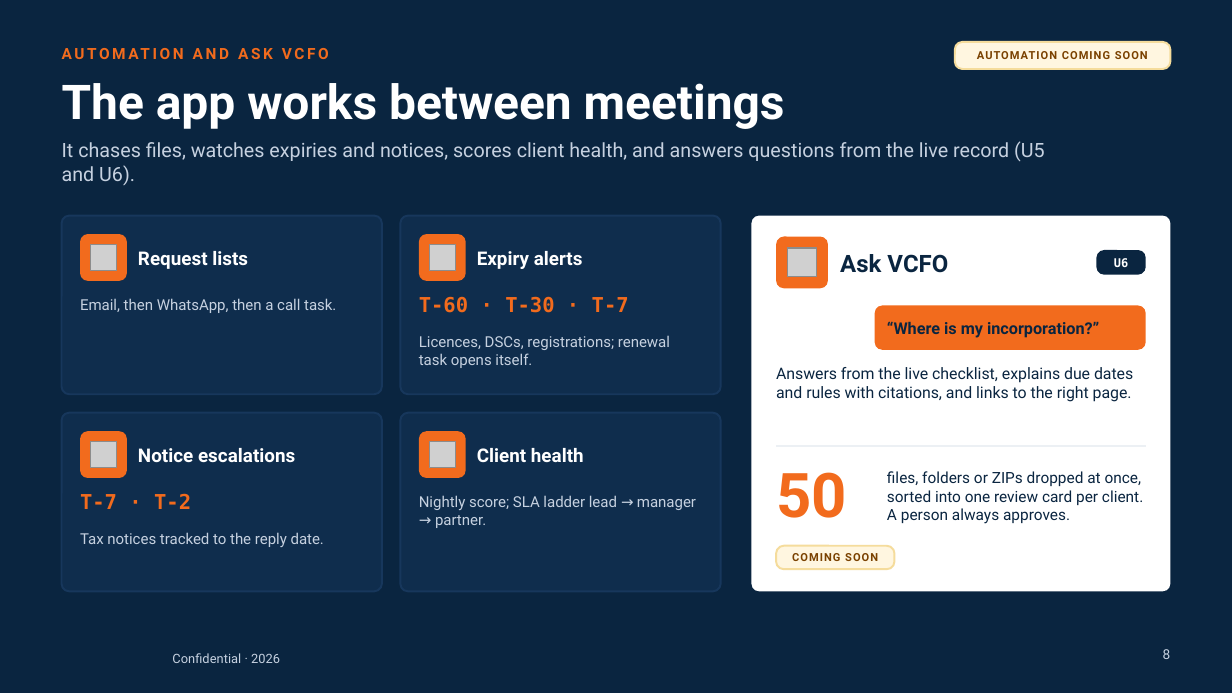
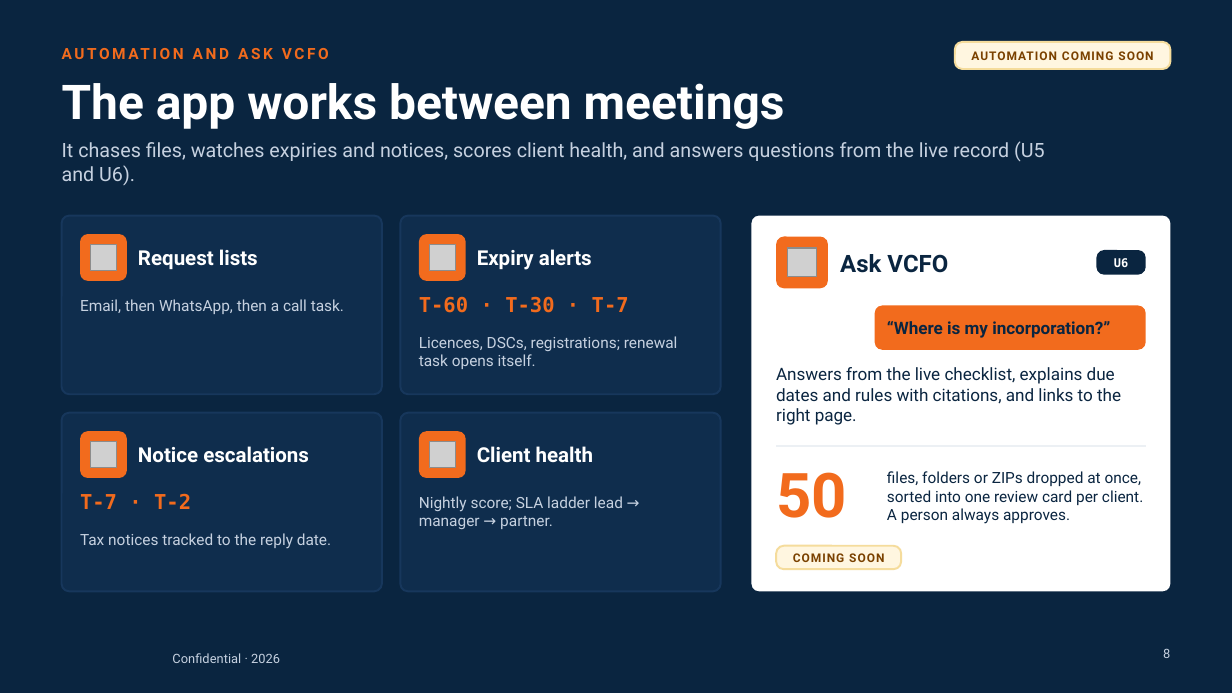
Before and after one commit to abdulfarhath7/vcfo_suite, a slide deck: slide 8 of docs/collateral/vcfo-suite/VCFO_Suite_Corporate_Deck.pptx. Drawn at 1232x693 pixels with LibreOffice and Linux fonts; fonts in the diff are those of the drawing; grey boxes stand for pictures; background and template pictures are left out. Boxes give left, top, right and bottom in pixels: in the first picture for what was removed or moved away, otherwise in the second. Text is boxed around its words. In the diff, an @@ line names an element or a change of style, - is before the commit and + after.

```diff
--- a/docs/collateral/vcfo-suite/VCFO_Suite_Corporate_Deck.pptx
+++ b/docs/collateral/vcfo-suite/VCFO_Suite_Corporate_Deck.pptx
@@ text "AUTOMATION COMING SOON" at (971,51,1153,60): size 6.5 to 7 pt @@
@@ text "“Where is my incorporation?”" at (887,321,1110,338): size 9.5 to 10 pt @@
@@ text "Answers from the live checklist, ..." at (776,367,1121,425): size 9.3 to 10 pt @@
@@ size 11 to 12 pt in 4 elements at (138,249,258,270), (477,249,592,270), (138,446,309,463), (477,446,593,463) @@
@@ size 8.8 to 9 pt in 4 elements at (80,299,344,314), (419,336,678,369), (80,533,331,549), (419,496,623,529) @@
@@ text "COMING SOON" at (793,553,884,562): size 6.5 to 7 pt @@
@@ rounded rectangle: place and size @@
-rounded rectangle at (776,546,894,569)
+rounded rectangle at (776,546,901,569)
@@ page number at (1163,648,1170,658): size 8 to 7.5 pt @@
```
Also in this commit, not shown: 13 other slides changed, 10 other files.
